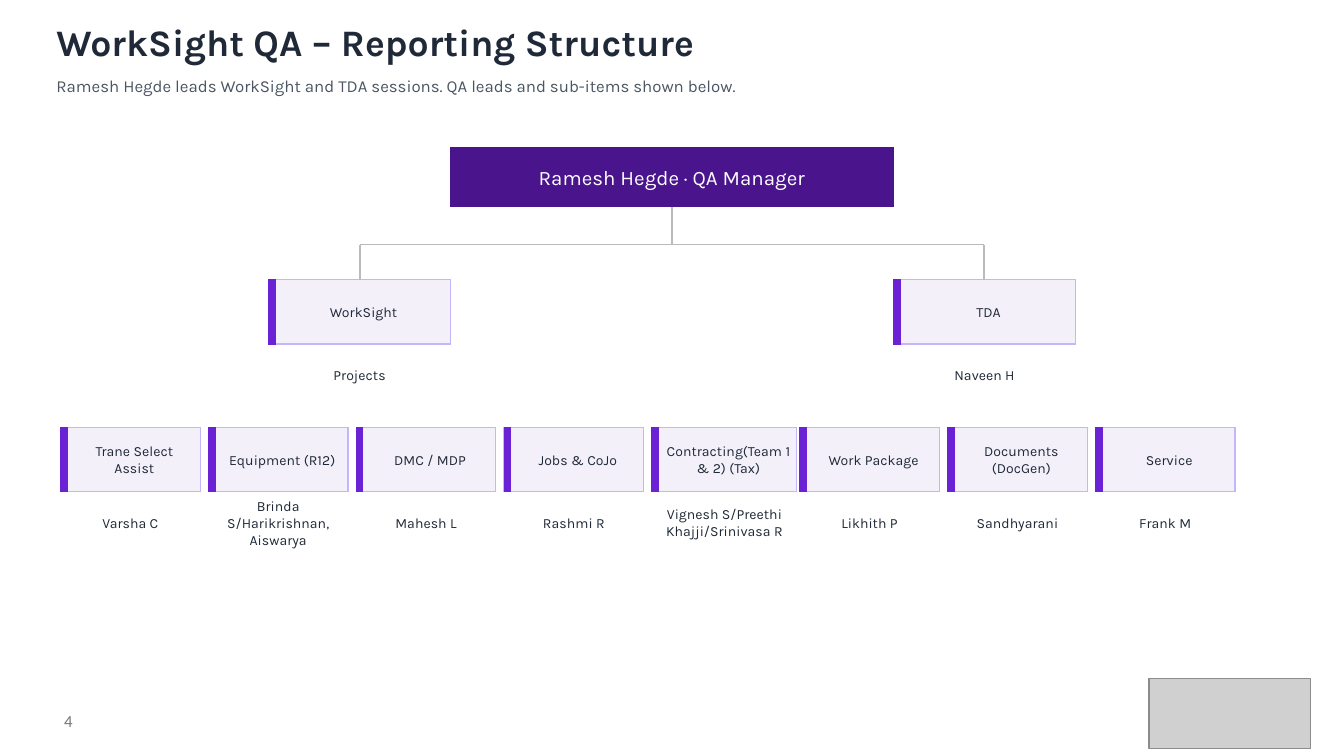
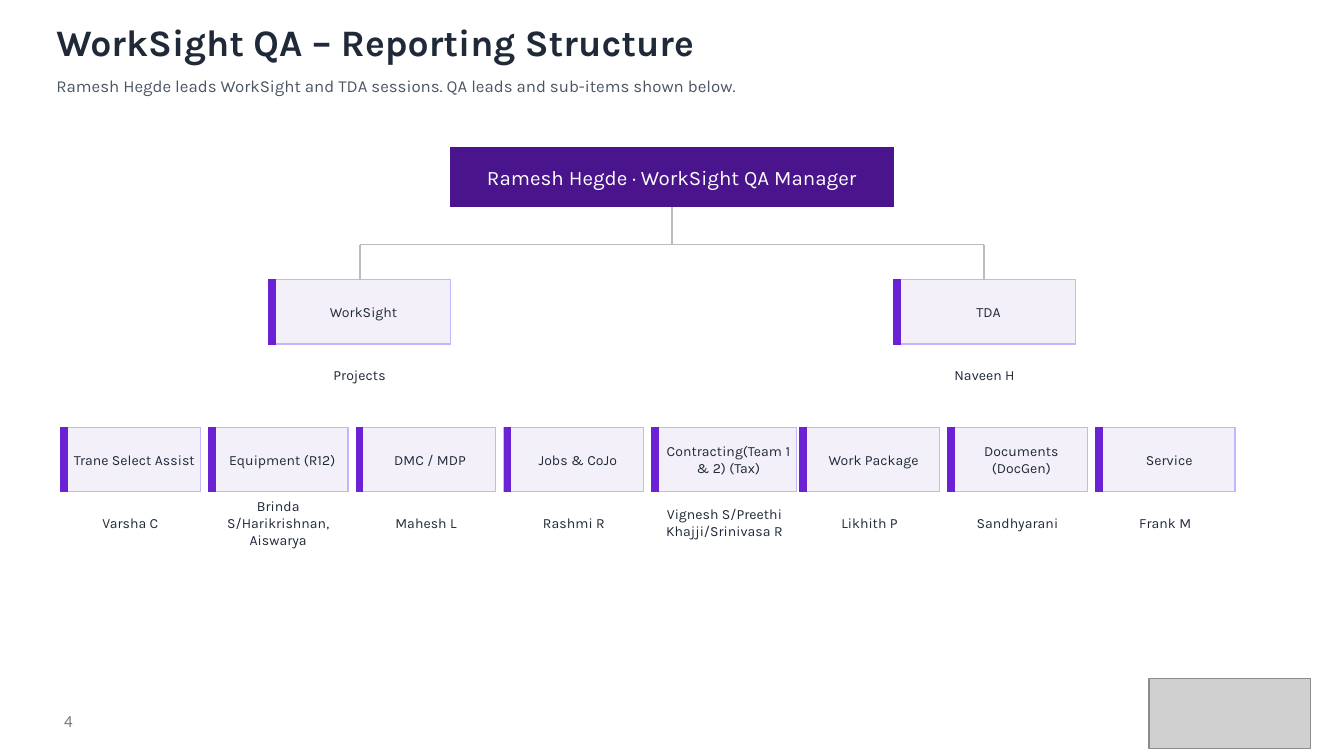
Before and after one commit to Sagar-konkanagaon/ETL__ASSIGNMENT, a slide deck: slide 4 of CHVAC_QA_Onboarding_Updated (1).pptx. Drawn at 1344x756 pixels with LibreOffice and Linux fonts; fonts in the diff are those of the drawing; grey boxes stand for pictures. Boxes give left, top, right and bottom in pixels: in the first picture for what was removed or moved away, otherwise in the second. Text is boxed around its words. In the diff, an @@ line names an element or a change of style, - is before the commit and + after.

```diff
--- a/CHVAC_QA_Onboarding_Updated (1).pptx
+++ b/CHVAC_QA_Onboarding_Updated (1).pptx
@@ text at <box>487,171,856,190</box>: text changed @@
-Ramesh Hegde · QA Manager
+Ramesh Hegde · WorkSight QA Manager
@@ text "Trane Select Assist" rewrapped from <box>96,446,174,473</box> to <box>74,455,195,465</box> @@
```
Also in this commit, not shown: 3 other slides changed.
